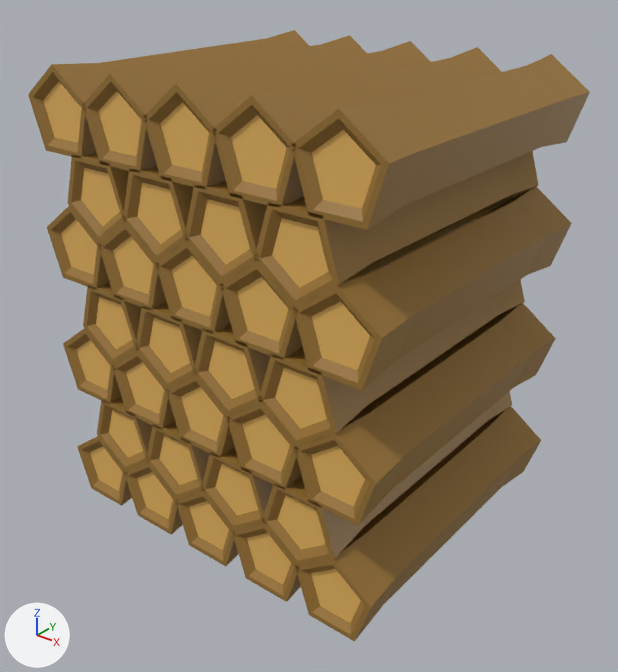
What one commit did to the Blender file blends/wood.blend.
One viewpoint serves both versions: a 50 mm camera at (1.031, -1.294, 1.101) aimed at (0.021, -0.033, 0.318). The lights are fixed; the arrows at lower left show +X, +Y and +Z.

In view in the first picture: 'Wood.010', 'Wood.011', 'Wood.012', 'Wood.013', 'Wood.014', 'Wood.017', 'Wood.018', 'Wood.026', 'Wood.027', 'Wood.028', 'Wood.029', 'Wood.031', 'Wood.033', 'Wood.035', 'Wood.1', 'Wood.4', 'Wood.5', 'Wood.6', 'Wood.7', 'Wood.8', 'Wood.9'.
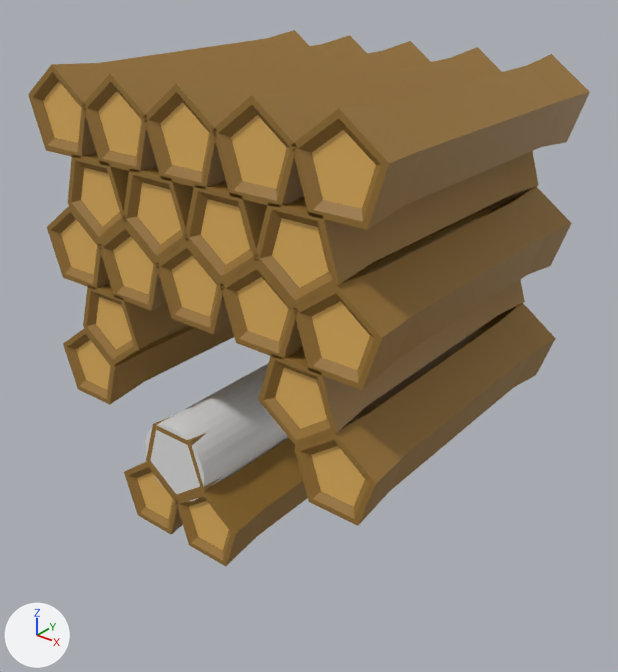
Pixel boxes (x1, y1, x2, y2) of what changed, in the pictures (618 x 672 px):
```json
{"object": "Wood.8", "change": "hidden", "before": [295, 406, 541, 642], "on screen": "brown"}
{"object": "Cylinder.004", "change": "added", "after": [145, 364, 288, 501]}
{"object": "Wood.9", "change": "hidden", "before": [262, 391, 512, 566], "on screen": "brown"}
{"object": "Wood.014", "change": "hidden", "before": [193, 323, 270, 416], "on screen": "brown"}
{"object": "Wood.013", "change": "hidden", "before": [226, 402, 301, 490], "on screen": "brown"}
{"object": "Wood.012", "change": "hidden", "before": [136, 302, 202, 389], "on screen": "brown"}
{"object": "Wood.5", "change": "hidden", "before": [201, 447, 273, 531], "on screen": "brown"}
{"object": "Wood.010", "change": "hidden", "before": [168, 375, 235, 458], "on screen": "brown"}
{"object": "Wood.4", "change": "hidden", "before": [233, 523, 301, 602], "on screen": "brown"}
{"object": "Wood.011", "change": "hidden", "before": [112, 350, 175, 430], "on screen": "brown"}
{"object": "Wood.7", "change": "hidden", "before": [97, 397, 153, 472], "on screen": "brown"}
{"object": "Wood.6", "change": "hidden", "before": [77, 436, 132, 506], "on screen": "brown"}
{"object": "Wood.1", "change": "unchanged, uncovered by the edit", "before": [175, 491, 238, 566], "after": [175, 437, 308, 566]}
{"object": "Wood.3", "change": "unchanged, covered by the edit", "before": [146, 421, 209, 500], "after": [146, 417, 220, 500]}
```

The change, as JSON lines over the scene's bpy script:
```json
{"op": "add", "block": "me_cylinder_005", "code": ["me_cylinder_005 = bpy.data.meshes.new('Cylinder.005')", "me_cylinder_005.from_pydata(...)  # a 32-sided cylinder along y spanning x -1.0..1.0, y -1.0..1.0, z -1.0..1.0"]}
{"op": "add", "block": "ob_wood_4", "code": "ob_wood_4.hide_set(True)"}
{"op": "add", "block": "ob_wood_5", "code": "ob_wood_5.hide_set(True)"}
{"op": "add", "block": "ob_wood_6", "code": "ob_wood_6.hide_set(True)"}
{"op": "add", "block": "ob_wood_7", "code": "ob_wood_7.hide_set(True)"}
{"op": "add", "block": "ob_wood_8", "code": "ob_wood_8.hide_set(True)"}
{"op": "add", "block": "ob_wood_9", "code": "ob_wood_9.hide_set(True)"}
{"op": "add", "block": "ob_wood_010", "code": "ob_wood_010.hide_set(True)"}
{"op": "add", "block": "ob_wood_011", "code": "ob_wood_011.hide_set(True)"}
{"op": "add", "block": "ob_wood_012", "code": "ob_wood_012.hide_set(True)"}
{"op": "add", "block": "ob_wood_013", "code": "ob_wood_013.hide_set(True)"}
{"op": "add", "block": "ob_wood_014", "code": "ob_wood_014.hide_set(True)"}
{"op": "add", "block": "ob_cylinder_004", "code": ["ob_cylinder_004 = bpy.data.objects.new('Cylinder.004', me_cylinder_005)", "ob_cylinder_004.location = (-0.08, 0.0, 0.12)", "ob_cylinder_004.scale = (0.085, 0.34, 0.085)"]}
```
